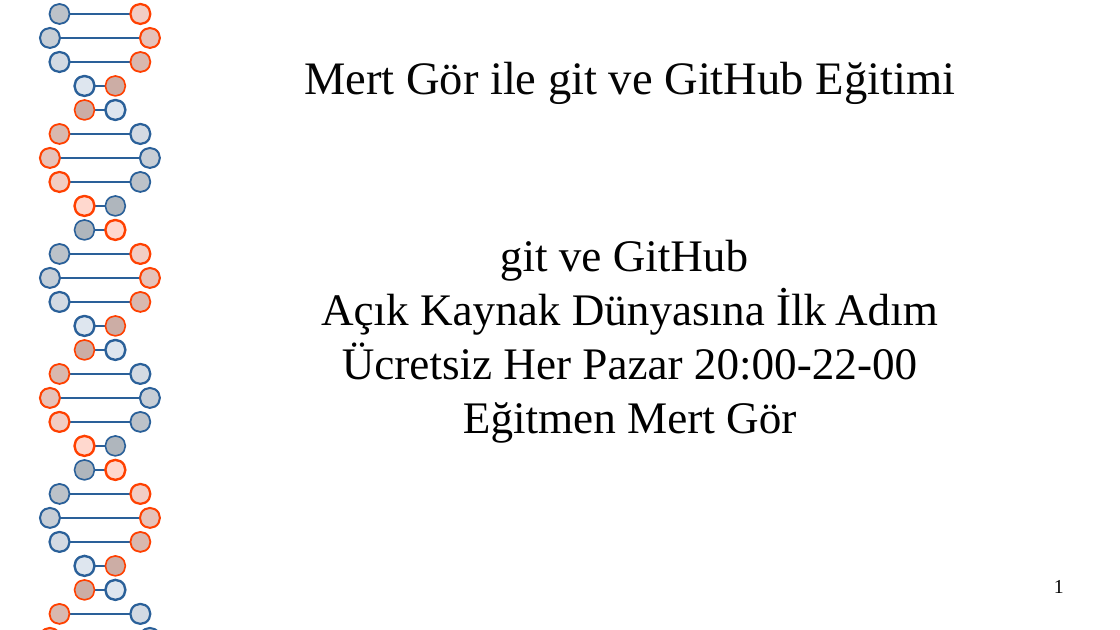
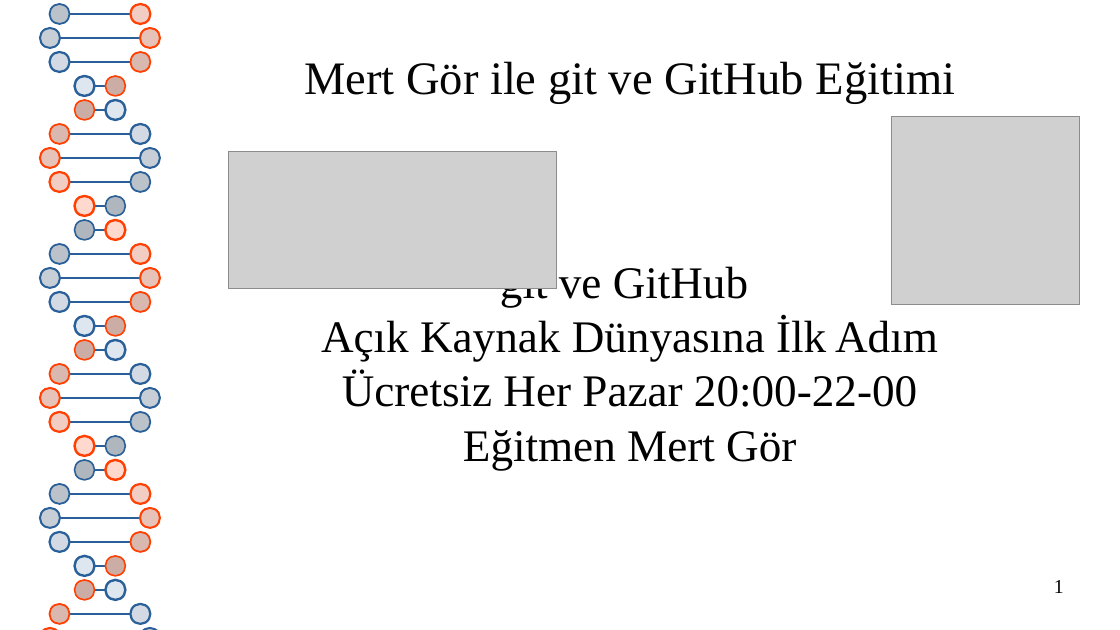
Before and after one commit to hwpplayer1/hacker-how-to, a slide deck: slide 1 of presentations/git_GitHub.odp. Drawn at 1120x630 pixels with LibreOffice and Linux fonts; fonts in the diff are those of the drawing; grey boxes stand for pictures. Boxes give left, top, right and bottom in pixels: in the first picture for what was removed or moved away, otherwise in the second. Text is boxed around its words. In the diff, an @@ line names an element or a change of style, - is before the commit and + after.

```diff
--- a/presentations/git_GitHub.odp
+++ b/presentations/git_GitHub.odp
@@ picture added at box(892, 117, 1080, 305) @@
@@ subtitle "git ve GitHub": place and size @@
-subtitle "git ve GitHub" at box(321, 239, 938, 443)
+subtitle "git ve GitHub" at box(321, 266, 938, 470)
@@ picture added at box(229, 152, 557, 290) @@
```
Also in this commit, not shown: 3 slides added, 5 other files.
